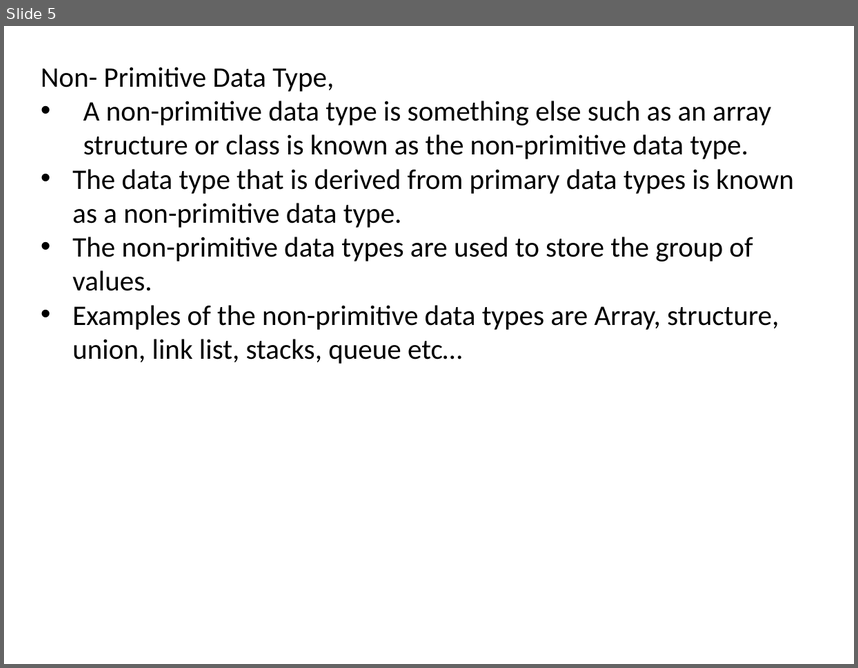
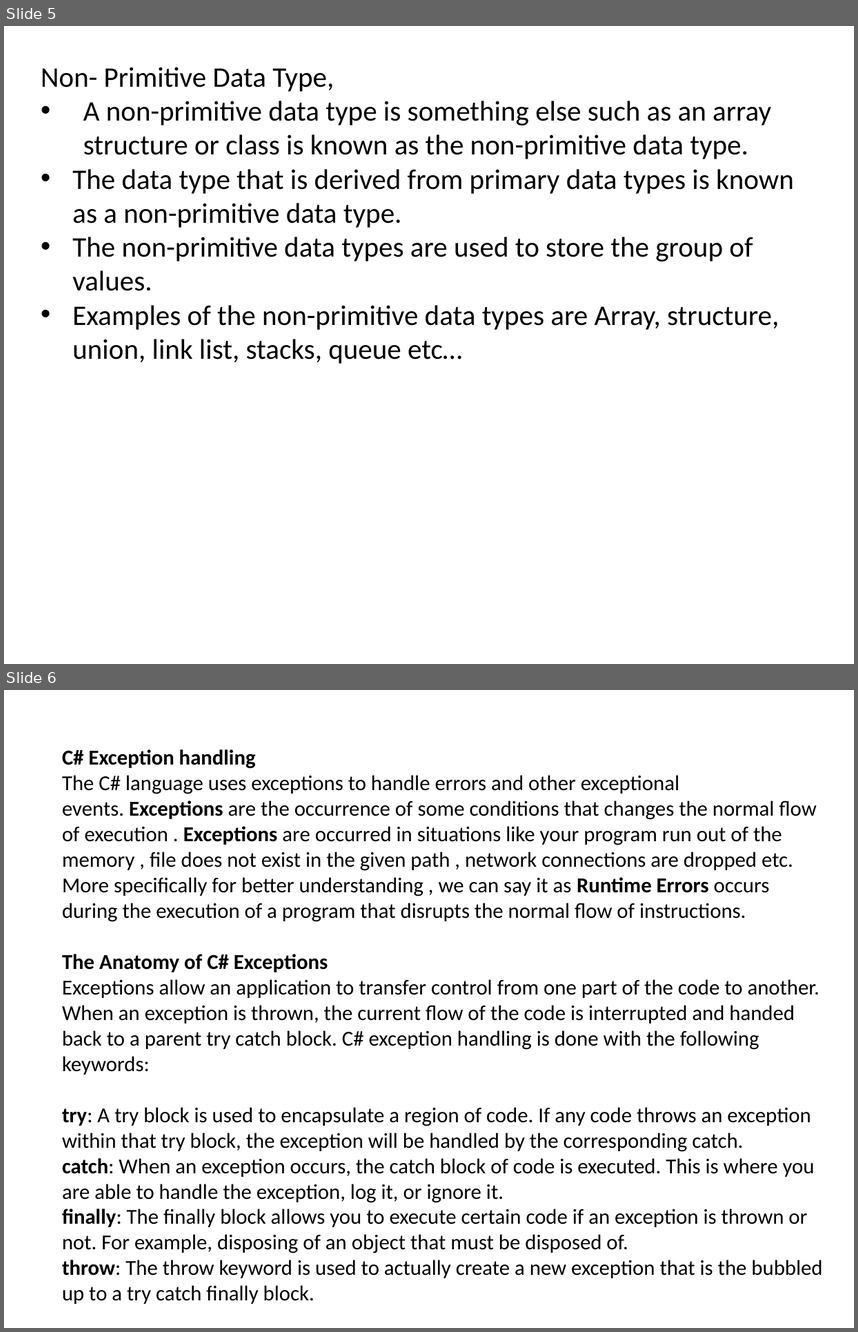
Before and after one commit to Patwaris/DotNetFullStack, a slide deck: Dotnet_framework.pptx. Shown one above the other, each under a label of ours: slide 5 before the commit, slides 5 and 6 after it. The pictures are 858x668 and 858x1332 pixels, drawn with LibreOffice and Linux fonts; fonts in the diff are those of the drawing. Boxes give left, top, right and bottom in pixels: in the first picture for what was removed or moved away, otherwise in the second. Text is boxed around its words. In the diff, an @@ line names an element or a change of style, - is before the commit and + after.

```diff
--- a/Dotnet_framework.pptx
+++ b/Dotnet_framework.pptx
@@ slide 6 added at (x1=4, y1=690, x2=854, y2=1328), background #FFFFFF @@
@@ text added at (x1=62, y1=749, x2=822, y2=1303), 18 pt, text #000000 @@
+C# Exception handling
+The C# language uses exceptions to handle errors and other exceptional events. Exceptions are the occurrence of some conditions that changes the normal flow of execution . Exceptions are occurred in situations like your program run out of the memory , file does not exist in the given path , network connections are dropped etc. More specifically for better understanding , we can say it as Runtime Errors occurs during the execution of a program that disrupts the normal flow of instructions.
+The Anatomy of C# Exceptions
+Exceptions allow an application to transfer control from one part of the code to another. When an exception is thrown, the current flow of the code is interrupted and handed back to a parent try catch block. C# exception handling is done with the following keywords:
+try: A try block is used to encapsulate a region of code. If any code throws an exception within that try block, the exception will be handled by the corresponding catch.
+catch: When an exception occurs, the catch block of code is executed. This is where you are able to handle the exception, log it, or ignore it.
+finally: The finally block allows you to execute certain code if an exception is thrown or not. For example, disposing of an object that must be disposed of.
+throw: The throw keyword is used to actually create a new exception that is the bubbled up to a try catch finally block.
```
Also in this commit, not shown: 1 other slide added.
